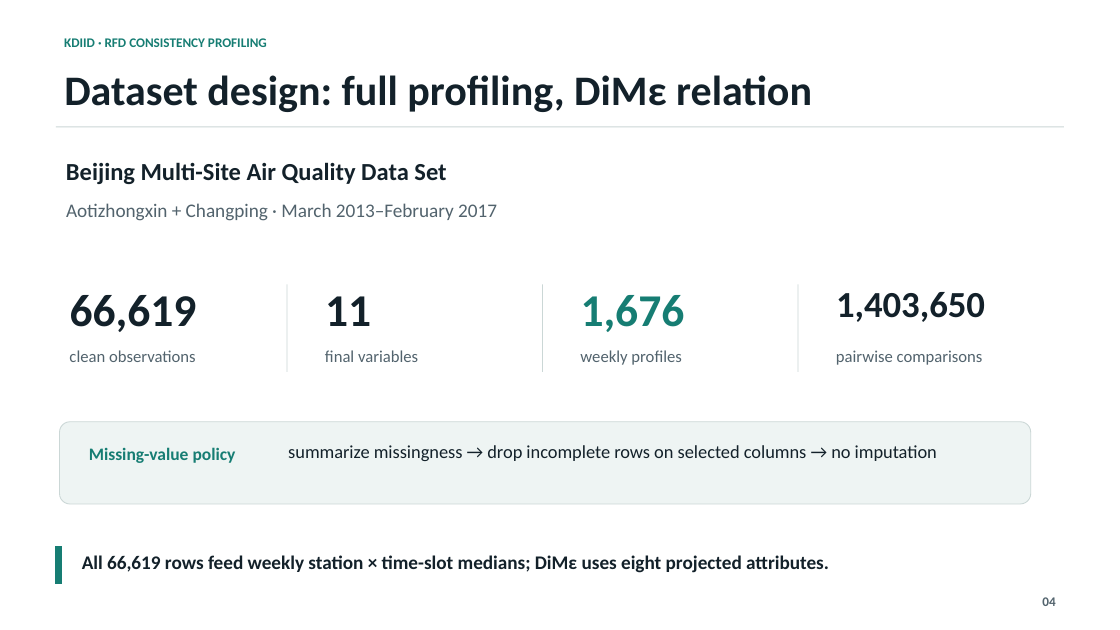
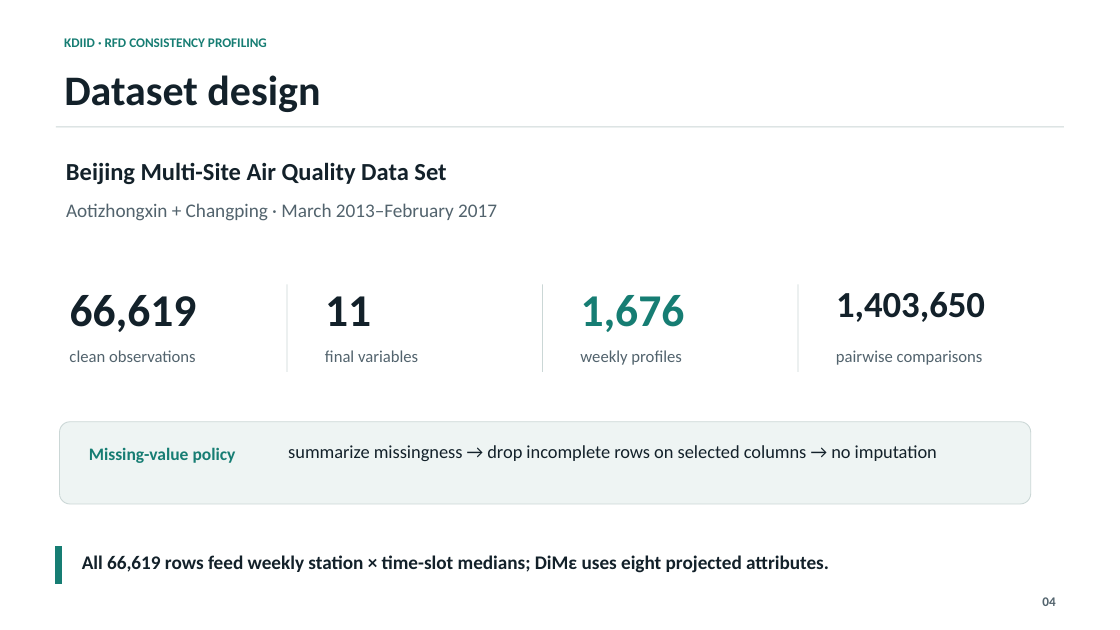
Before and after one commit to matthew-2000/rfd-urban-digital-twin, a slide deck: slide 4 of presentation/kdiid_rfd_presentation.pptx. Drawn at 1120x630 pixels with LibreOffice and Linux fonts; fonts in the diff are those of the drawing. Boxes give left, top, right and bottom in pixels: in the first picture for what was removed or moved away, otherwise in the second. Text is boxed around its words. In the diff, an @@ line names an element or a change of style, - is before the commit and + after.

```diff
--- a/presentation/kdiid_rfd_presentation.pptx
+++ b/presentation/kdiid_rfd_presentation.pptx
@@ text at (64, 75, 320, 112): text changed @@
-Dataset design: full profiling, DiMε relation
+Dataset design
```
Also in this commit, not shown: 7 other slides changed, 4 other files.
